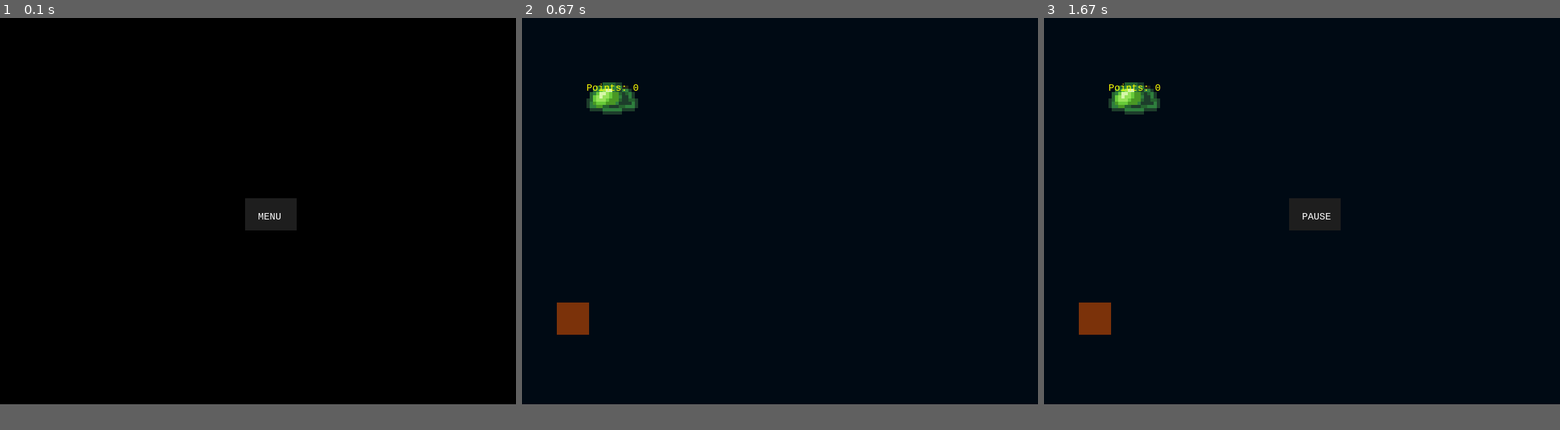
Above: before the commit, frames 1-3 (left to right).
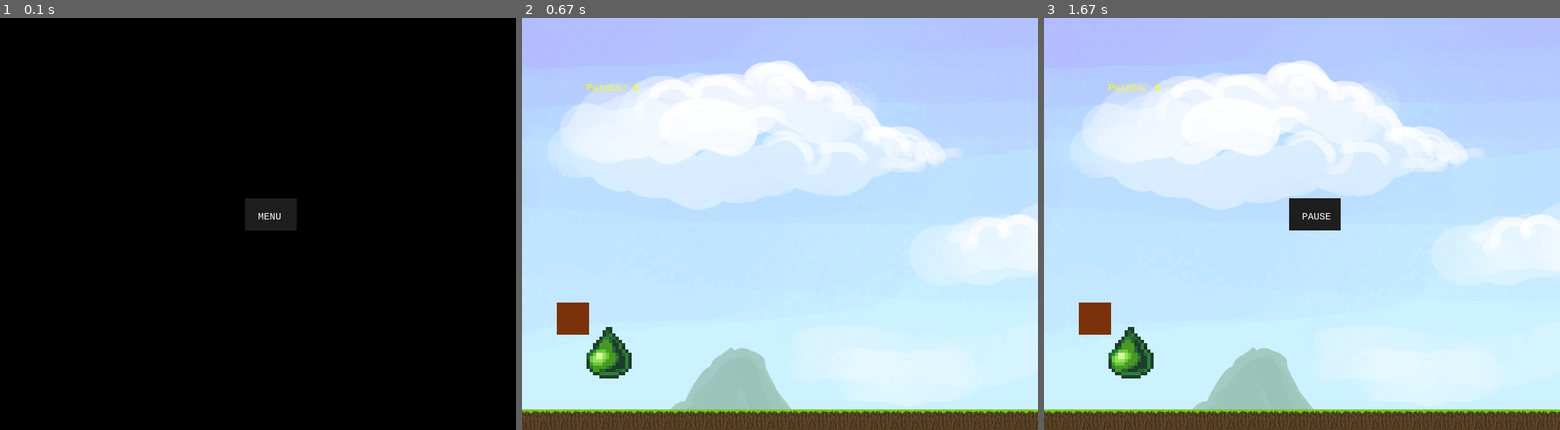
Above: after the commit, the same moments.

Repository: MikkelFondt/1stGame
Game: pygame game, started from pygametest1.1.py
Same seed, same stepped clock (60 frames per second), same inputs: the game is played once before the commit and once after it.
Inputs:
- Up to frame 1 (0.1 s): no input
- Up to frame 2 (0.67 s): tap Esc at 0.33 s
- Up to frame 3 (1.67 s): tap P at 0.67 s
In our replay, the window is 800x600 before the commit and 800x640 after it. These sizes can differ from the game's own. Grey fills any space a smaller window leaves; there, only what the larger window draws over its background counts as a difference.

The runs differ from the first frame. In frame 1, only the window size differs. In frame 2, 96% of the frame differs, in the area x 0-100%, y 0-100%; in frame 3, 95%.

Commit message:
Platforms, gravity and bg 1.0

Diff:
--- /dev/null
+++ b/environment.py
@@ -0,0 +1,18 @@
+# -*- coding: utf-8 -*-
+"""
+Created on Tue Nov  6 14:22:51 2018
+
+@author: mikke
+"""
+
+import pygame
+
+class Environment:
+    def __init__(self):
+        self.level = 0
+        self.bg = pygame.image.load('bg.jpg')
+        self.platforms = [pygame.image.load('tile_00.png'),pygame.image.load('tile_01.png'),pygame.image.load('tile_02.png')]
+        self.level1 = [[0,0,0,0,0,0,0,0,0,0,0,0,0,0,0,0,0,0,0,1] for i in range(25)]
+#    def design_level():
+#        a = 0
+#        if self.level == 0:
--- a/player.py
+++ b/player.py
@@ -16,7 +16,7 @@
         self.right = False
         self.onGround = False
         self.squich = False
-        self.verticalMovement = 0.0
+        self.vMovement = 0.0
 
         try:
             #.convert() converterer billedet til det format, der
@@ -43,15 +43,23 @@
         self.down = False
         self.left = False
         self.right = False
-        if pressed[pg.K_UP]:
-            self.y -= 3
-            self.up = True
-        if pressed[pg.K_DOWN]:
-            self.y += 3
-            self.down = True
+        if pressed[pg.K_UP]: #and dist to ground < ? (lav også det til +=)
+            self.vMovement =20
         if pressed[pg.K_LEFT]:
             self.x -= 3
             self.left = True
         if pressed[pg.K_RIGHT]:
             self.x += 3
             self.right = True
+
+        self.y -= self.vMovement
+        self.vMovement -= 2
+
+        if self.y > 578:
+            self.vMovement = 0
+            self.y = 578
+
+        if self.vMovement > 5:
+            self.up = True
+        elif self.vMovement < -5:
+            self.down = True
--- a/pygametest1.1.py
+++ b/pygametest1.1.py
@@ -1,6 +1,7 @@
 import pygame
 import math
 from player import Player
+from environment import Environment
 from random import randint
 
 class Game:
@@ -10,6 +11,8 @@
             #State 1: Game
             #State 2: Pause
             self.p = Player()
+            self.e = Environment()
+
             self.points = 0
             self.target = [250, 250]
 
@@ -47,8 +50,16 @@
     if game.state == 0:
         pygame.draw.rect(screen, (30,30,30), pygame.Rect(380, 280, 80, 50))
         screen.blit(myfont.render("MENU", 1, (255,255,255)), (400, 300))
+
     elif game.state == 1:
-        screen.fill((0,10,20))
+        #environment
+        screen.blit(game.e.bg,(0,0))
+
+        for i in range(len(game.e.level1)):
+            for j in range(len(game.e.level1[0])):
+                if game.e.level1[i][j] == 1:
+                    screen.blit(game.e.platforms[0], (i*32,j*32))
+
         #pygame.draw.rect(screen, (10,123,50), pygame.Rect(game.x, game.y, 50, 50))
         if game.p.up:
             sprite = game.p.sprites[4+int(pygame.time.get_ticks()/200)%2]
@@ -62,14 +73,17 @@
             sprite = game.p.sprites[int(pygame.time.get_ticks()/300)%2]
         sprite = pygame.transform.scale(sprite,(sprite.get_width()*5,sprite.get_height()*5))
         screen.blit(sprite, (game.p.x, game.p.y))
+
         pygame.draw.rect(screen, (123,50,10), pygame.Rect(game.target[0], game.target[1], 50, 50))
         screen.blit(myfont.render("Points: {}".format(game.points), 1, (255,255,0)), (100, 100))
+
+
     elif game.state == 2:
         pygame.draw.rect(screen, (30,30,30), pygame.Rect(380, 280, 80, 50))
         screen.blit(myfont.render("PAUSE", 1, (255,255,255)), (400, 300))
 
 pygame.init()
-screen = pygame.display.set_mode((800, 600))
+screen = pygame.display.set_mode((800, 640))
 # initialize font; must be called after 'pygame.init()' to avoid 'Font not Initialized' error
 myfont = pygame.font.SysFont("monospace", 15)
 
@@ -93,9 +107,10 @@
 
     pressed = pygame.key.get_pressed()
 
-    game.tick(pygame, pressed)
     if game.state == 1:
         game.p.tick(pygame,pressed)
+    game.tick(pygame, pressed)
+
     draw_game()
 
     pygame.display.flip()
Binary file added: bg.jpg
Binary file added: tile_00.png
Binary file added: tile_01.png
Binary file added: tile_02.png
